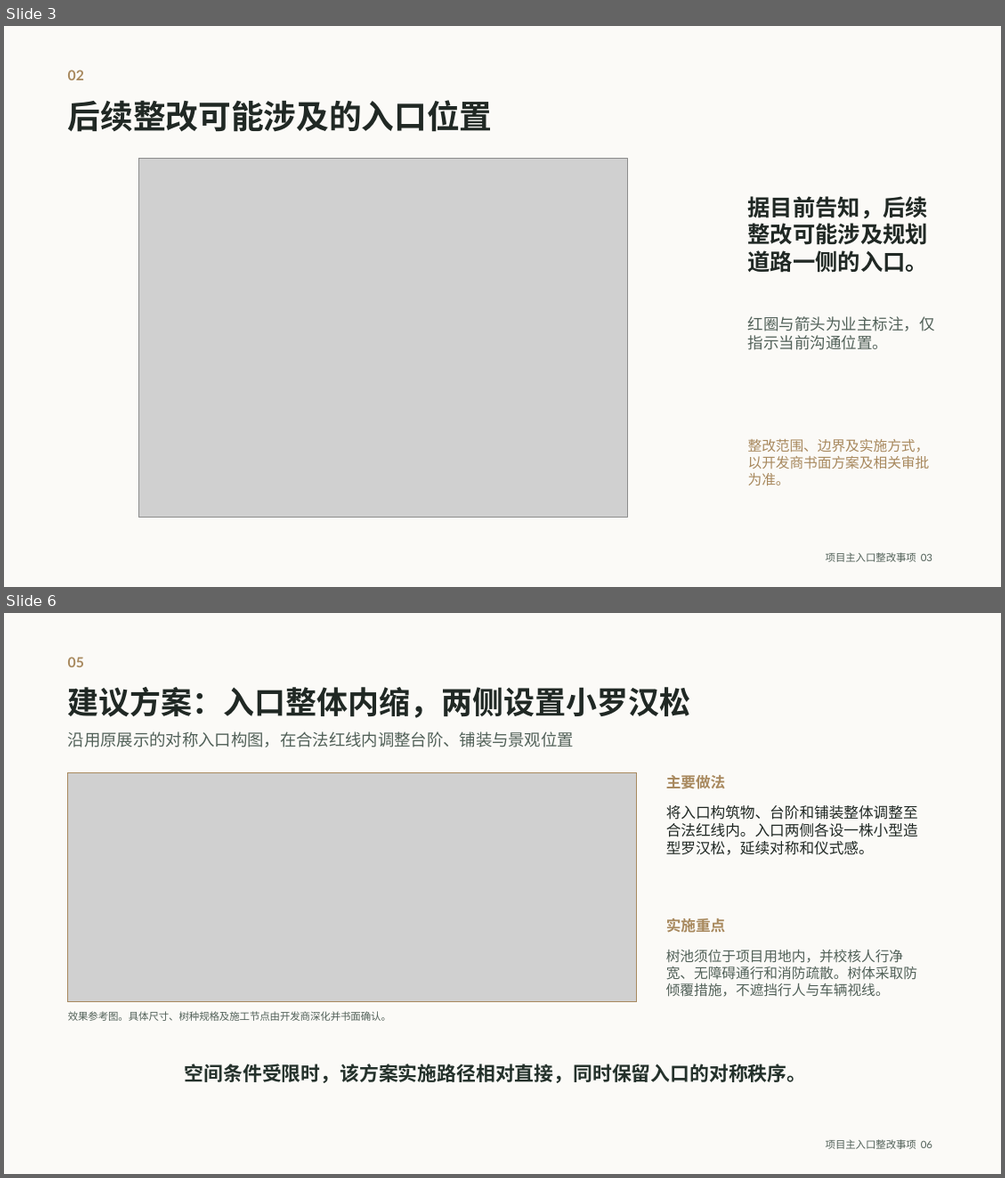
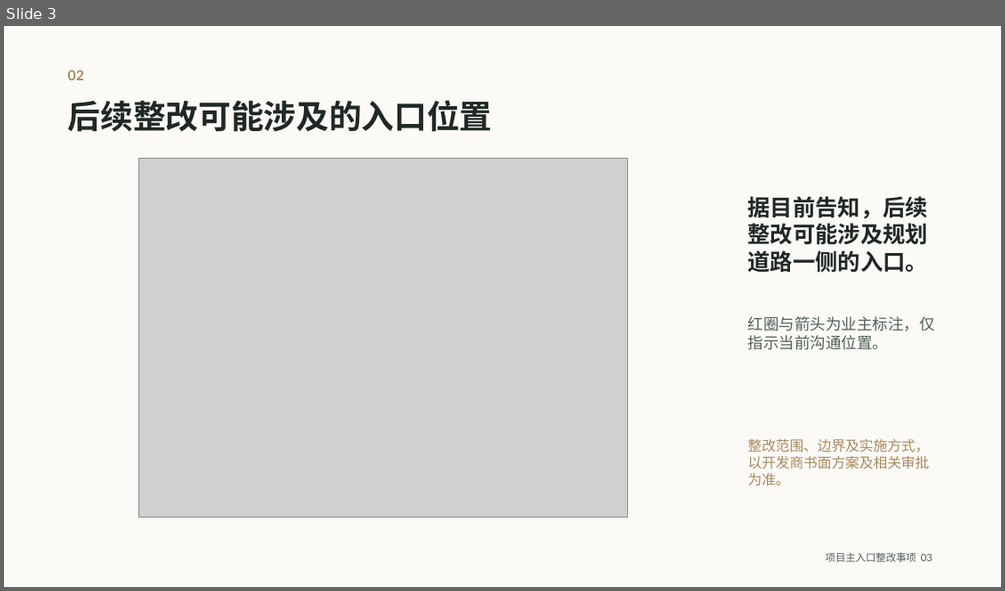
Before and after one commit to jwcesign/entrance-remediation-public-site, a slide deck: files/project-entrance-owner-opinion.pptx. Shown one above the other, each under a label of ours: slides 3 and 6 before the commit, slide 3 after it; the slides between them are not shown. The pictures are 1005x1178 and 1005x591 pixels, drawn with LibreOffice and Linux fonts; fonts in the diff are those of the drawing; grey boxes stand for pictures. Boxes give left, top, right and bottom in pixels: in the first picture for what was removed or moved away, otherwise in the second. Text is boxed around its words. In the diff, an @@ line names an element or a change of style, - is before the commit and + after.

```diff
--- a/files/project-entrance-owner-opinion.pptx
+++ b/files/project-entrance-owner-opinion.pptx
@@ slide 6 removed at box(4, 613, 1001, 1174), background #FBFAF7 @@
@@ text removed at box(68, 657, 84, 667) @@
-05
@@ text removed at box(68, 687, 691, 718) @@
-建议方案：入口整体内缩，两侧设置小罗汉松
@@ text removed at box(68, 731, 574, 747) @@
-沿用原展示的对称入口构图，在合法红线内调整台阶、铺装与景观位置
@@ picture removed at box(67, 773, 636, 1002) @@
@@ rectangle removed at box(67, 773, 636, 1002) @@
@@ text removed at box(666, 775, 726, 789) @@
-主要做法
@@ text removed at box(666, 805, 918, 855) @@
-将入口构筑物、台阶和铺装整体调整至合法红线内。入口两侧各设一株小型造型罗汉松，延续对称和仪式感。
@@ text removed at box(666, 918, 726, 933) @@
-实施重点
@@ text removed at box(666, 949, 917, 997) @@
-树池须位于项目用地内，并校核人行净宽、无障碍通行和消防疏散。树体采取防倾覆措施，不遮挡行人与车辆视线。
@@ text removed at box(68, 1011, 391, 1021) @@
-效果参考图。具体尺寸、树种规格及施工节点由开发商深化并书面确认。
@@ text removed at box(185, 1063, 807, 1083) @@
-空间条件受限时，该方案实施路径相对直接，同时保留入口的对称秩序。
@@ text removed at box(825, 1139, 932, 1149) @@
-项目主入口整改事项 06
```
Also in this commit, not shown: 3 slides changed, 4 slides added, 2 other slides removed, 10 other files.
